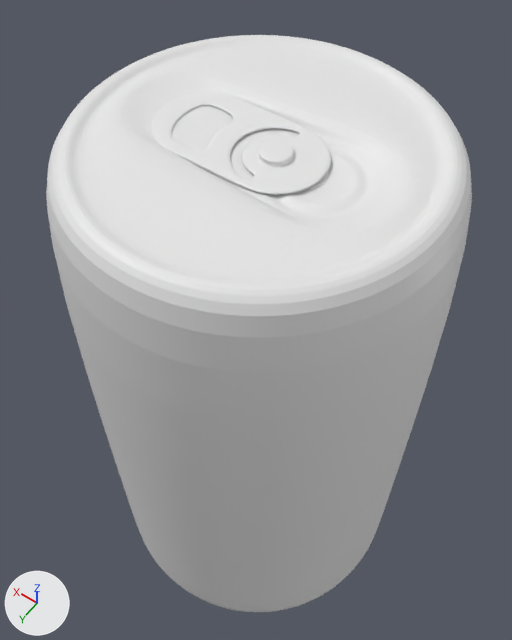
Before and after pictures for a commit that changed the Blender file Models/Can Normal/Can3.blend.
One viewpoint serves both versions: a camera (50 mm lens) standing at (-5.11, 9.18, 8.98) and looking at (2.13, -0.95, -6.95). The axes (+X, +Y, +Z) are drawn at lower left. The lights are the same throughout.
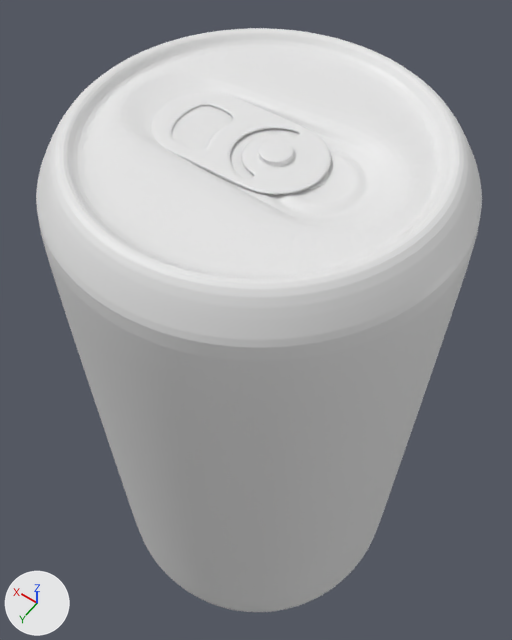
The newer file is also turned or shifted as a whole; pictures and numbers use the older file's frame.

What differs and where, as boxes (x1, y1, x2, y2) in the pictures (512 x 640 px):
'Circle', reshaped: before (46, 35, 472, 612); after (36, 28, 482, 612)
part 1 of me_circle, built on: before (46, 35, 472, 421); after (36, 28, 482, 428)

Patch to the scene script:
```diff
--- a/Models/Can Normal/Can3.blend.py
+++ b/Models/Can Normal/Can3.blend.py
@@ me_circle @@
 # used by ob_circle; location = (0.0, 0.0, 0.0)
-me_circle.from_pydata(...)  # 595 vertices, 598 faces; spans x -3.2..5.9, y -4.5..4.5, z -16.2..0.3
+me_circle.from_pydata(...)  # 627 vertices, 630 faces; spans x -3.2..5.9, y -4.5..4.5, z -16.2..0.4
+# me_circle part 1
+# 32 faces are deleted
+# 32 vertices in x -2.3..5.0, y -3.6..3.6, z 0.3 move by (0.0, 0.0, 0.1)
+# 32 vertices move from x -2.6..5.4, y -4.0..4.0, z 0.3 to x -3.1..5.8, y -4.5..4.5, z -0.5
+# 32 vertices are added at x -2.6..5.4, y -4.0..4.0, z 0.4
+# 64 new faces join them
```
